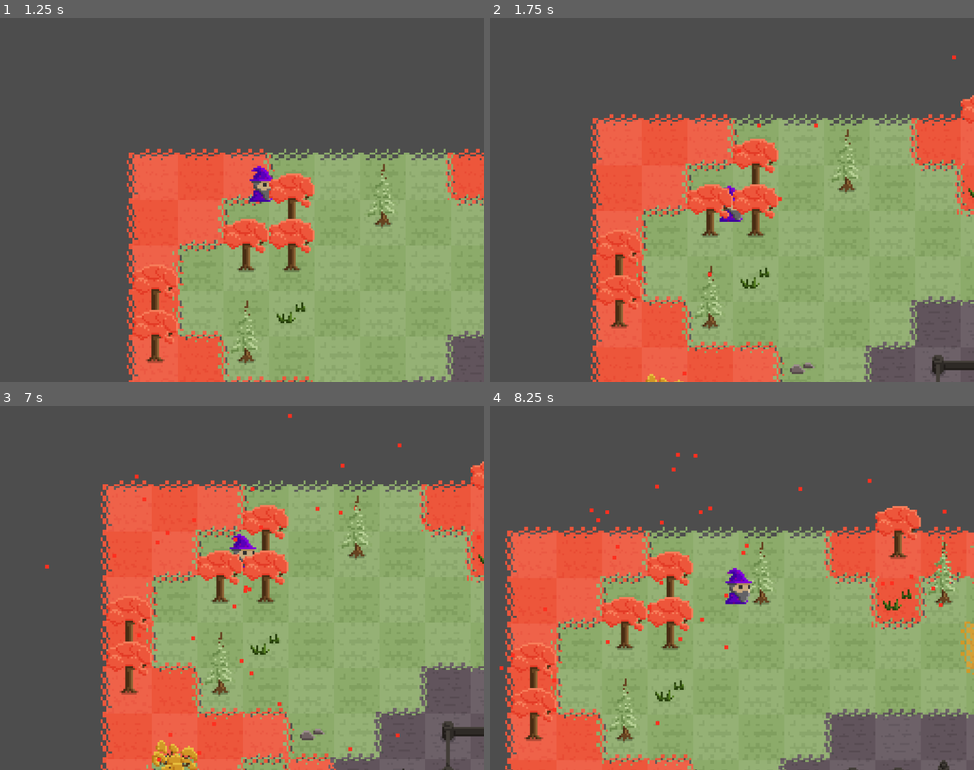
Above: before the commit, frames 1-4 (two rows, left to right).
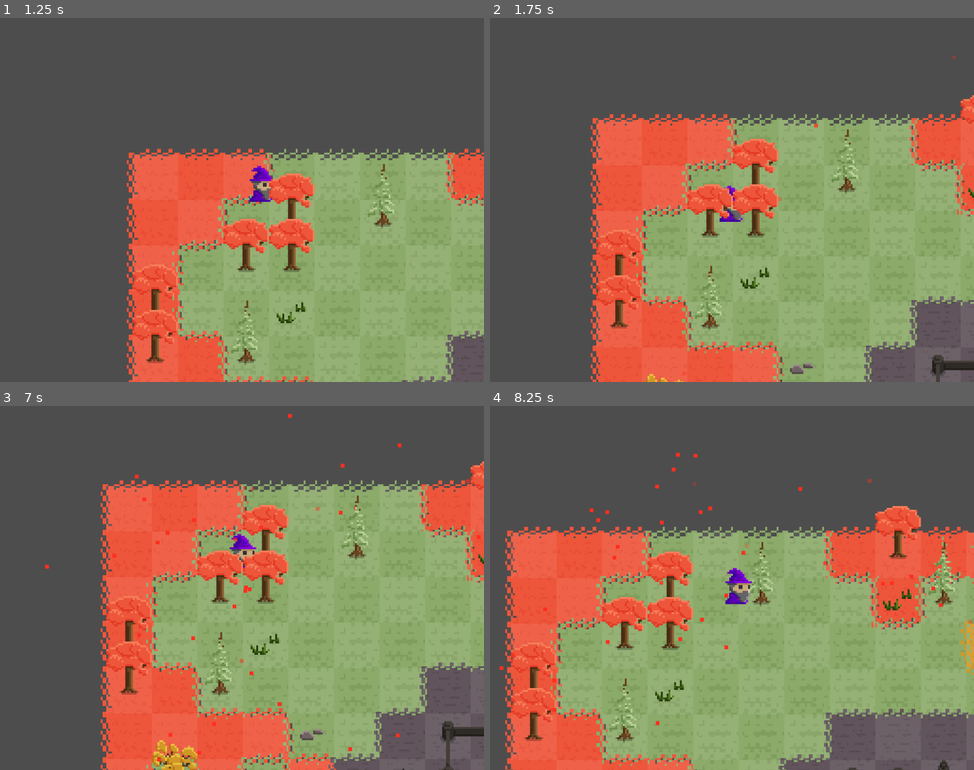
Above: after the commit, the same moments.

Repository: Pro1d/EchoesOfAmber
Game: Godot game, scene res://scenes/world.tscn
Two runs of this game, one before a commit and one after it. Both use one fixed random seed, a clock stepped at 60 frames per second and the inputs below.
Inputs:
- Up to frame 1 (1.25 s): tap Enter at 0.5 s; hold D (move_right) from 0.53 s (still down); hold E (attract_leaves) from 0.53 s (still down)
- Up to frame 2 (1.75 s): release D (move_right) at 1.28 s; release E (attract_leaves) at 1.28 s; hold S (move_down) from 1.28 s (still down); tap E (attract_leaves) at 1.35 s
- Up to frame 3 (7 s): release S (move_down) at 2.03 s; hold D (move_right) 2.03-2.78 s; hold E (attract_leaves) 2.03-2.78 s; hold W (move_up) 2.78-3.53 s; tap E (attract_leaves) at 2.85, 4.35, 5.85 s; hold E (attract_leaves) 3.53-4.28 s; hold A (move_left) 3.53-5.03 s; hold S (move_down) 5.03-5.78 s; hold E (attract_leaves) 5.03-5.78 s; hold D (move_right) 5.78-6.53 s; hold W (move_up) from 6.53 s (still down); hold E (attract_leaves) from 6.53 s (still down)
- Up to frame 4 (8.25 s): release W (move_up) at 7.28 s; release E (attract_leaves) at 7.28 s; hold D (move_right) 7.28-8.03 s; tap E (attract_leaves) at 7.35 s; hold S (move_down) from 8.03 s (still down); hold E (attract_leaves) from 8.03 s (still down)

Frame 1 is identical in both runs. In frame 2, less than 0.1% of the frame differs, in the area x 39-97%, y 10-99%; in frame 3, less than 0.1%; in frame 4, less than 0.1%, in the area x 32-100%, y 20-60%.

Commit message:
Leaves animation

Diff:
--- a/scenes/leave.tscn
+++ b/scenes/leave.tscn
@@ -1,10 +1,65 @@
-[gd_scene load_steps=4 format=3 uid="uid://d1gxgkkfwfv1j"]
+[gd_scene load_steps=9 format=3 uid="uid://d1gxgkkfwfv1j"]
 
 [ext_resource type="Script" path="res://scripts/leave.gd" id="1_gjxgv"]
 [ext_resource type="SpriteFrames" uid="uid://ylhhs1pbn5uy" path="res://resources/sprite/leave_sprite.tres" id="2_b70pu"]
 
 [sub_resource type="CircleShape2D" id="CircleShape2D_gkaol"]
 radius = 6.0
+
+[sub_resource type="Animation" id="Animation_grwoe"]
+resource_name = "Anim"
+tracks/0/type = "value"
+tracks/0/imported = false
+tracks/0/enabled = true
+tracks/0/path = NodePath("Polygon2D:modulate")
+tracks/0/interp = 1
+tracks/0/loop_wrap = true
+tracks/0/keys = {
+"times": PackedFloat32Array(0, 0.5),
+"transitions": PackedFloat32Array(1, 1),
+"update": 0,
+"values": [Color(1, 1, 1, 0), Color(1, 1, 1, 1)]
+}
+
+[sub_resource type="Animation" id="Animation_aww4m"]
+length = 0.5
+tracks/0/type = "value"
+tracks/0/imported = false
+tracks/0/enabled = true
+tracks/0/path = NodePath("Polygon2D:modulate")
+tracks/0/interp = 1
+tracks/0/loop_wrap = true
+tracks/0/keys = {
+"times": PackedFloat32Array(0, 0.5),
+"transitions": PackedFloat32Array(1, 1),
+"update": 0,
+"values": [Color(1, 1, 1, 1), Color(1, 1, 1, 0)]
+}
+
+[sub_resource type="Animation" id="Animation_kjiog"]
+
+[sub_resource type="Animation" id="Animation_bjy5p"]
+length = 0.001
+tracks/0/type = "value"
+tracks/0/imported = false
+tracks/0/enabled = true
+tracks/0/path = NodePath("Polygon2D:modulate")
+tracks/0/interp = 1
+tracks/0/loop_wrap = true
+tracks/0/keys = {
+"times": PackedFloat32Array(0),
+"transitions": PackedFloat32Array(1),
+"update": 0,
+"values": [Color(1, 1, 1, 1)]
+}
+
+[sub_resource type="AnimationLibrary" id="AnimationLibrary_d8b8a"]
+_data = {
+"RESET": SubResource("Animation_bjy5p"),
+"despawn": SubResource("Animation_aww4m"),
+"enter_sack": SubResource("Animation_kjiog"),
+"spawn": SubResource("Animation_grwoe")
+}
 
 [node name="Leave" type="RigidBody2D"]
 collision_layer = 4
@@ -29,3 +84,8 @@
 autoplay = "0"
 centered = false
 offset = Vector2(-8, -8)
+
+[node name="Anim" type="AnimationPlayer" parent="."]
+libraries = {
+"": SubResource("AnimationLibrary_d8b8a")
+}
--- a/scenes/world.tscn
+++ b/scenes/world.tscn
@@ -1,10 +1,12 @@
-[gd_scene load_steps=4 format=4 uid="uid://ci2t4q6c7pt6d"]
+[gd_scene load_steps=5 format=4 uid="uid://ci2t4q6c7pt6d"]
 
+[ext_resource type="Script" path="res://scripts/world.gd" id="1_7mn6k"]
 [ext_resource type="Script" path="res://scripts/world_tile_map.gd" id="1_e02pw"]
 [ext_resource type="PackedScene" uid="uid://lgcp167hngoh" path="res://scenes/player.tscn" id="1_ldq18"]
 [ext_resource type="TileSet" uid="uid://casje4m86vrqj" path="res://resources/sprite/tileset.tres" id="1_wbhuw"]
 
 [node name="World" type="Node2D"]
+script = ExtResource("1_7mn6k")
 
 [node name="GroundTileMapLayer" type="TileMapLayer" parent="."]
 z_index = -100
@@ -29,6 +31,7 @@
 script = ExtResource("1_e02pw")
 
 [node name="Player" parent="WorldTileMapLayer" instance=ExtResource("1_ldq18")]
+unique_name_in_owner = true
 
 [node name="Camera2D" type="Camera2D" parent="WorldTileMapLayer/Player"]
 zoom = Vector2(4, 4)
--- a/scripts/leave.gd
+++ b/scripts/leave.gd
@@ -1,7 +1,12 @@
 extends RigidBody2D
 class_name Leave
 
+signal on_attraction_point_reached();
+
 @onready var sprite : Node2D =  $Polygon2D
+@onready var anim : AnimationPlayer = $Anim
+
+var attraction_point_reached : bool = false
 var attraction_point: Node2D =  null
 var elevation_z              : float = 16 # 0 = ground
 var leave_gravity  := 10 # px/s
@@ -26,9 +31,13 @@
 	lateral_offset = randf_range(0, 3.14)
 	lateral_movement_speed_factor = randf_range(0.7, 1.3)
 	lateral_movement_amplitude_factor = randf_range(0.8, 1.5)
+	self.anim.play("spawn")
 
 func _process(delta: float) -> void:
 	sprite.position.y = -elevation_z
+
+	if attraction_point_reached:
+		return
 
 	if elevation_z != 0:
 		var speed := Time.get_ticks_msec() * 0.005 * lateral_movement_speed_factor
@@ -46,15 +55,17 @@
 			total_time_close_to_attraction_point += delta
 
 	else:
-#		print("its 0 now baby")
 		total_time_close_to_attraction_point = 0.0
 
 	if total_time_close_to_attraction_point >= max_time_close_to_attaction_point:
-		# TODO: animation de jump into bag de la feuille
-		queue_free()
+		on_attraction_point_reached.emit()
+		attraction_point_reached = true
 
 	if current_time_on_ground >= max_time_on_ground:
 		# TODO: animation de mort de la feuille
+		self.anim.play("despawn")
+		await self.anim.animation_finished
+		print("queue free!")
 		queue_free()
 
 
--- a/scripts/player.gd
+++ b/scripts/player.gd
@@ -1,5 +1,4 @@
 extends CharacterBody2D
-
 
 const SPEED := 64.0
 const ACCEL := SPEED / 0.2
--- /dev/null
+++ b/scripts/world.gd
@@ -0,0 +1,7 @@
+extends Node2D
+class_name World
+
+@onready var player := %Player
+
+func _ready() -> void:
+	pass
